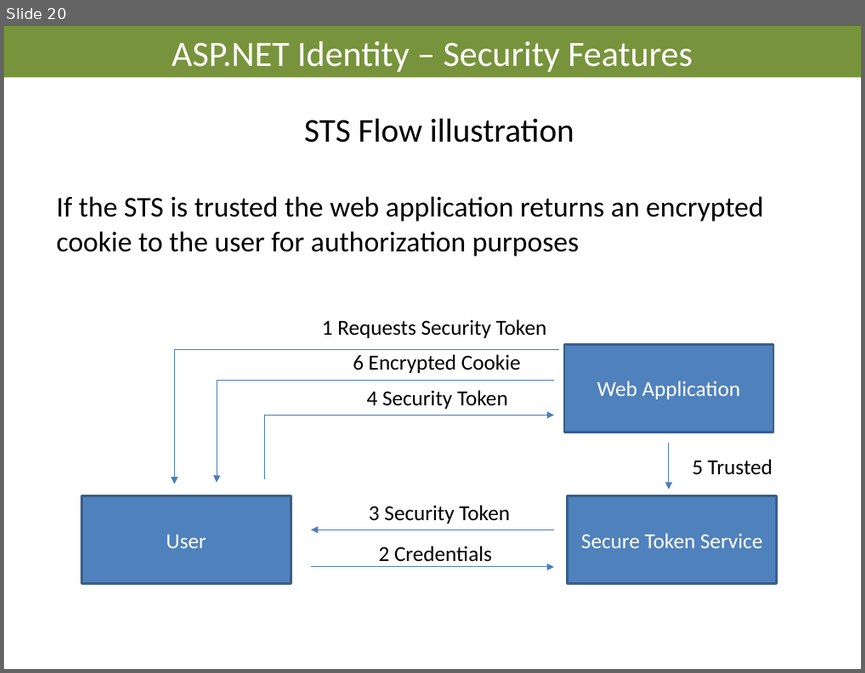
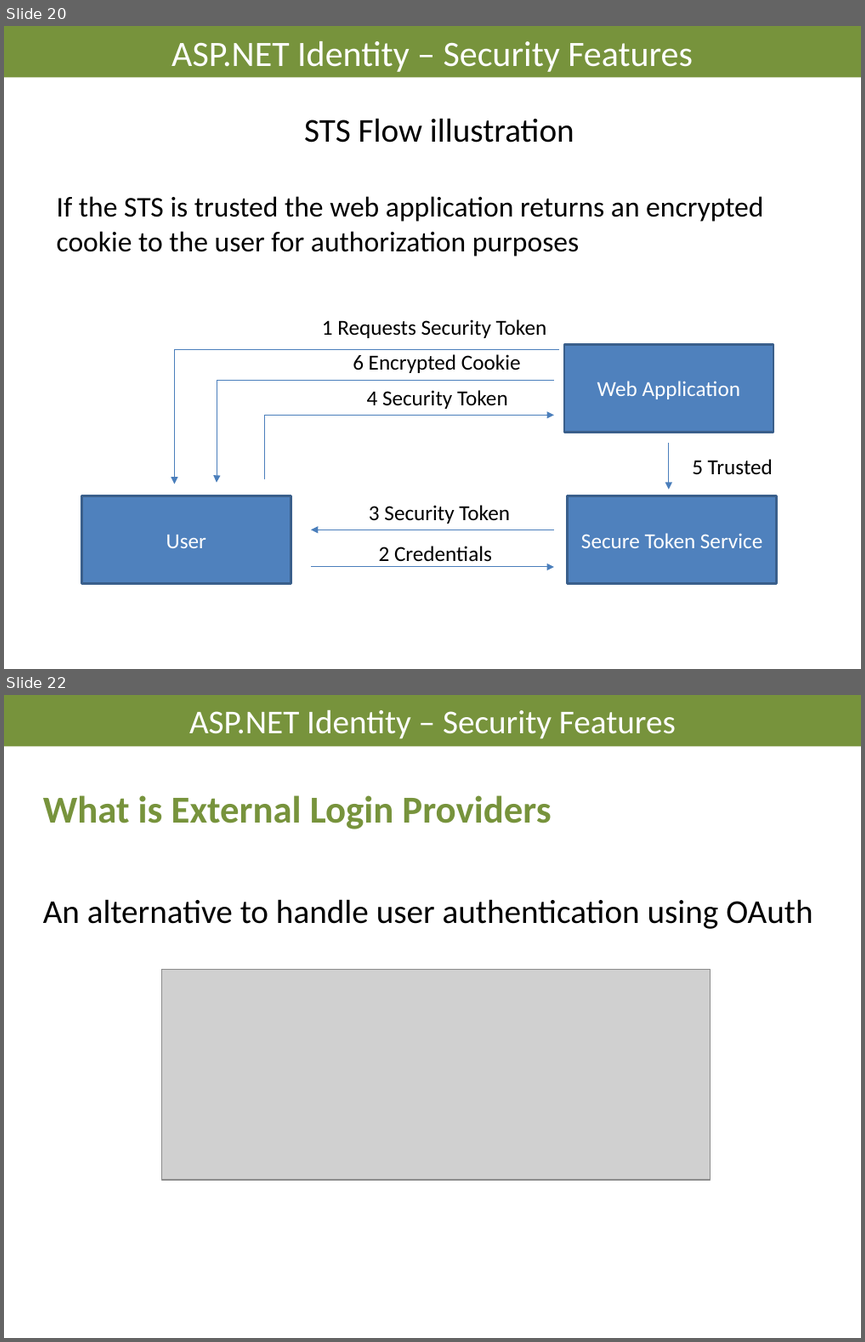
Before and after one commit to AndreasElffors/ProjectIdentity, a slide deck: Documents/Slides/Identity-SecurityFeatures.pptx. Shown one above the other, each under a label of ours: slide 20 before the commit, slides 20 and 22 after it; the slides between them are not shown. The pictures are 865x673 and 865x1342 pixels, drawn with LibreOffice and Linux fonts; fonts in the diff are those of the drawing; grey boxes stand for pictures; background and template pictures are left out. Boxes give left, top, right and bottom in pixels: in the first picture for what was removed or moved away, otherwise in the second. Text is boxed around its words. In the diff, an @@ line names an element or a change of style, - is before the commit and + after.

```diff
--- a/Documents/Slides/Identity-SecurityFeatures.pptx
+++ b/Documents/Slides/Identity-SecurityFeatures.pptx
@@ slide 22 added at (4,695,861,1338), background #FFFFFF @@
@@ title added at (4,695,861,746), fill #77933C, 28 pt, text #FFFFFF @@
+ASP.NET Identity – Security Features
@@ text added at (43,795,812,929), 28 pt, text #000000 @@
+What is External Login Providers
+An alternative to handle user authentication using OAuth
@@ picture added at (161,970,710,1180) @@
```
Also in this commit, not shown: 1 slide changed, 4 other slides added, 2 other files.
